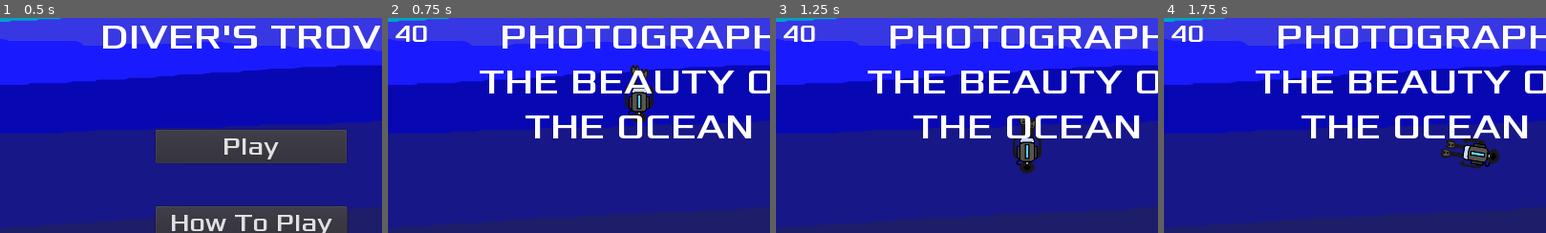
Above: before the commit, frames 1-4 (left to right).
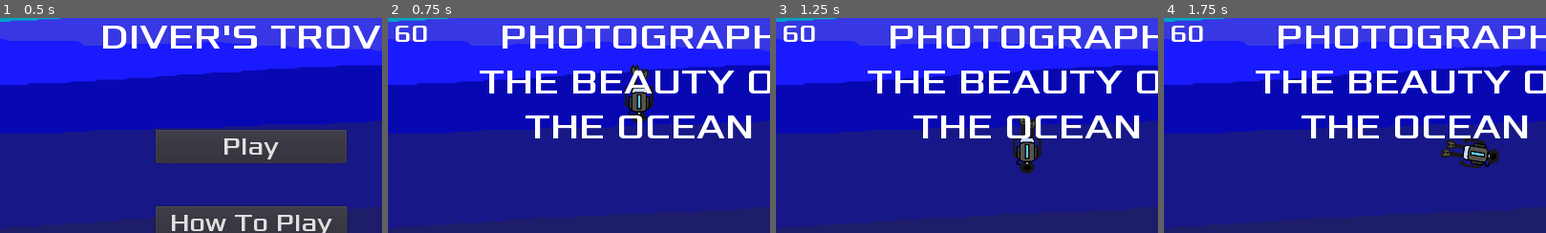
Above: after the commit, the same moments.

Repository: AlgionSan/GJ-Demo-2.0
Game: Godot game, scene res://scenes/Main.tscn
Two runs of this game, one before a commit and one after it. Both use one fixed random seed, a clock stepped at 60 frames per second and the inputs below.
Inputs (mouse positions are % of the whole screen's width and height, from its top left):
- Up to frame 1 (0.5 s): no input
- Up to frame 2 (0.75 s): click "Play" at 0.5 s
- Up to frame 3 (1.25 s): no input
- Up to frame 4 (1.75 s): move the mouse to (72, 45) at 1.27 s; tap E (interact) at 1.35 s
The pictures show only the part of the screen within x 17-67%, y 10-60%; the shares and areas given below are measured in that part.

Frame 1 is identical in both runs. In frame 2, 0.2% of the frame differs, in the area x 2-6%, y 3-12%; in frame 3, 0.2%; in frame 4, 0.2%.

Commit message:
made it beginner friendly
oxygen timer change to 60 seconds

Diff:
--- a/scripts/Main.gd
+++ b/scripts/Main.gd
@@ -6,7 +6,7 @@
 
 
 export (PackedScene) var mob_scene
-export var oxygenTimer : float = 40.0
+export var oxygenTimer : float = 60.0
 
 
 var game_running: bool = false
@@ -17,7 +17,7 @@
 func new_game():
 	set_process(true)
 	emit_signal("game_new_game")
-	oxygenTimer = 40.0
+	oxygenTimer = 60.0
 	var goal = 0
 
 	$HUD.update_time(oxygenTimer)
